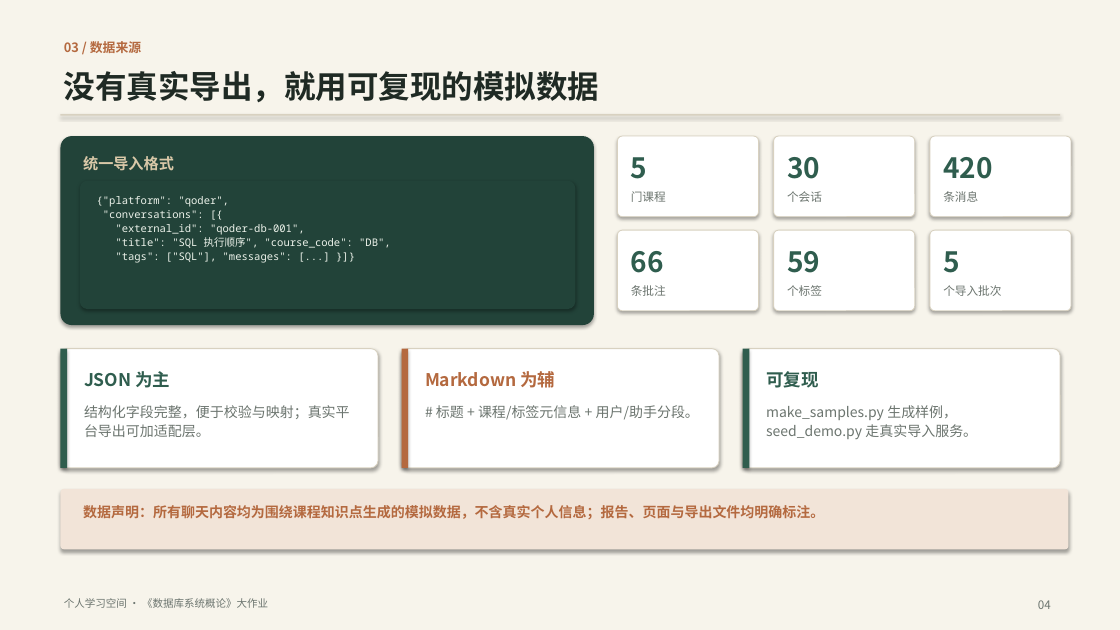
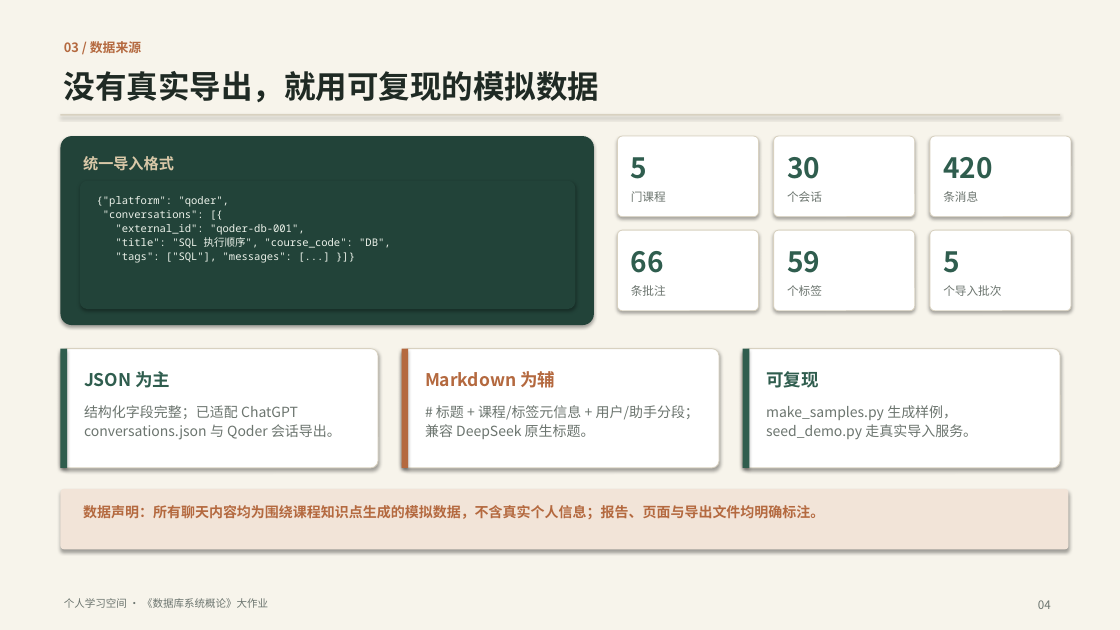
Before and after one commit to ycl-berserk/2026Database, a slide deck: slide 4 of docs/汇报.pptx. Drawn at 1120x630 pixels with LibreOffice and Linux fonts; fonts in the diff are those of the drawing. Boxes give left, top, right and bottom in pixels: in the first picture for what was removed or moved away, otherwise in the second. Text is boxed around its words. In the diff, an @@ line names an element or a change of style, - is before the commit and + after.

```diff
--- a/docs/汇报.pptx
+++ b/docs/汇报.pptx
@@ text at bbox=[84, 405, 341, 440]: text changed @@
-结构化字段完整，便于校验与映射；真实平台导出可加适配层。
+结构化字段完整；已适配 ChatGPT conversations.json 与 Qoder 会话导出。
@@ text at bbox=[425, 405, 699, 439]: text changed @@
-# 标题 + 课程/标签元信息 + 用户/助手分段。
+# 标题 + 课程/标签元信息 + 用户/助手分段；兼容 DeepSeek 原生标题。
```
Also in this commit, not shown: 7 other slides changed, 46 other files.
